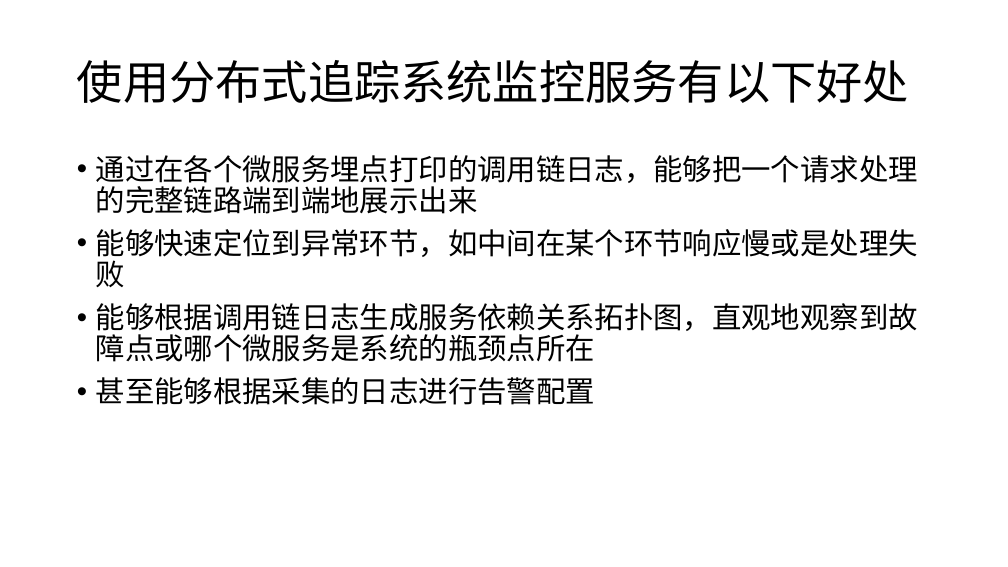
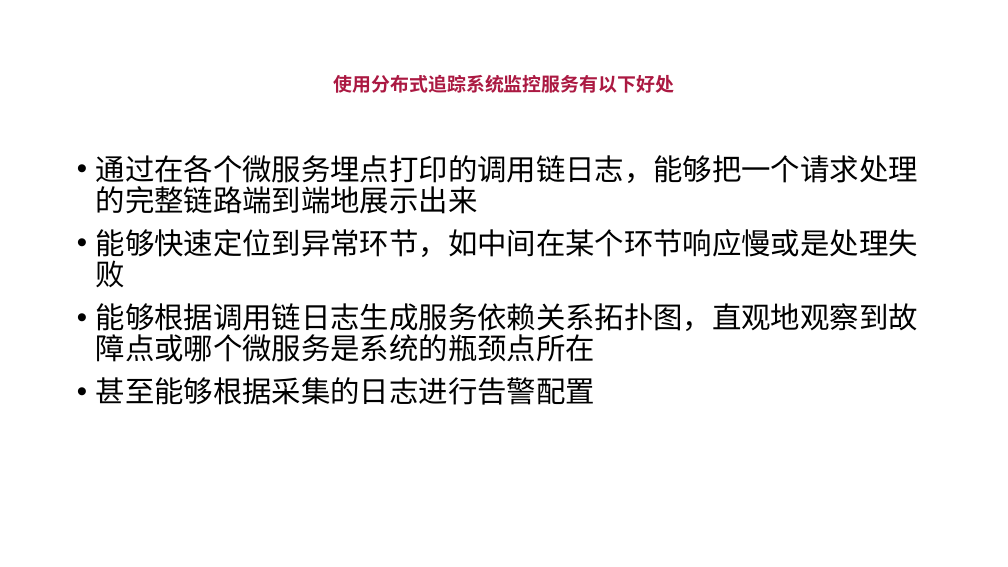
Before and after one commit to kingreatwill/open, a slide deck: slide 3 of files/Distributed Tracking System.pptx (slide 24 before the commit). Drawn at 1008x567 pixels with LibreOffice and Linux fonts; fonts in the diff are those of the drawing. Boxes give left, top, right and bottom in pixels: in the first picture for what was removed or moved away, otherwise in the second. Text is boxed around its words. In the diff, an @@ line names an element or a change of style, - is before the commit and + after.

```diff
--- a/files/Distributed Tracking System.pptx
+++ b/files/Distributed Tracking System.pptx
@@ title "使用分布式追踪系统监控服务有以下好处" at <box>334,75,674,93</box>: size 44 to 18 pt, font Noto Sans CJK SC to Arial, text colour #000000 to #AB1942, bold on; alignment left to centre @@
```
Also in this commit, not shown: 5 other slides changed, 2 slides added, 1 slide removed, 1 other file.
